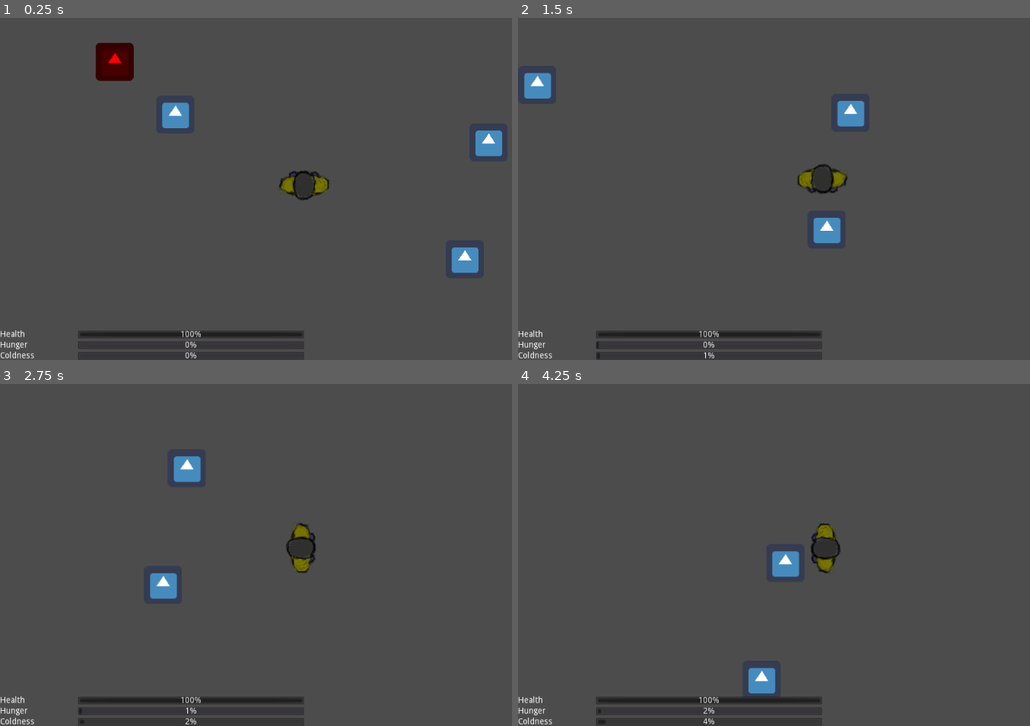
Above: before the commit, frames 1-4 (two rows, left to right).
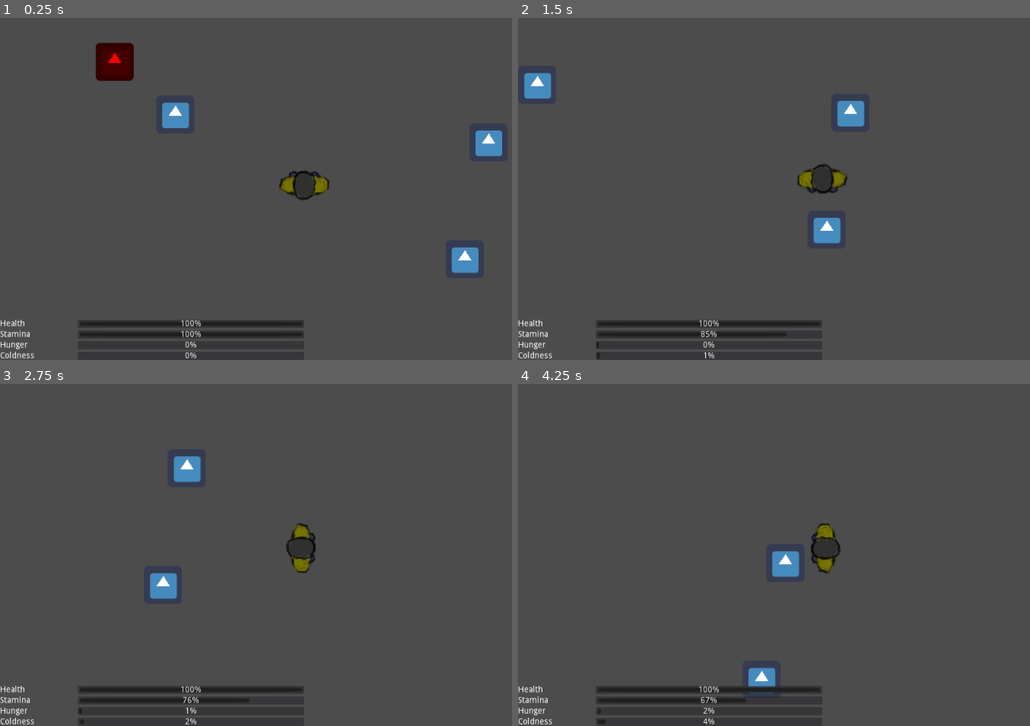
Above: after the commit, the same moments.

Repository: MilanVasko/ludum-dare-50
Game: Godot game, scene res://ingame/ingame.tscn
Two runs of this game, one before a commit and one after it. Both use one fixed random seed, a clock stepped at 60 frames per second and the inputs below. The engine's default icon, where the game draws it, is replaced by a stand-in: a white triangle on a blue panel in a dark square.
Inputs:
- Up to frame 1 (0.25 s): no input
- Up to frame 2 (1.5 s): tap Enter at 0.5 s; hold D (right) 0.53-1.28 s; hold Shift (run) 0.53-1.28 s; hold S (down) from 1.28 s (still down); tap Shift (run) at 1.35 s
- Up to frame 3 (2.75 s): tap Space at 2 s; release S (down) at 2.03 s; hold D (right) from 2.03 s (still down); hold Shift (run) from 2.03 s (still down)
- Up to frame 4 (4.25 s): release D (right) at 2.78 s; release Shift (run) at 2.78 s; hold W (up) 2.78-3.53 s; tap Shift (run) at 2.85 s; hold A (left) from 3.53 s (still down); hold Shift (run) from 3.53 s (still down)

The runs differ from the first frame. In frame 1, 0.9% of the frame differs, in the area x 0-60%, y 88-94%; in frame 2, 1.0%; in frame 3, 1.0%; in frame 4, 1.1%.

Commit message:
Add stamina

Diff:
--- a/ingame_gui/ingame_gui.gd
+++ b/ingame_gui/ingame_gui.gd
@@ -1,6 +1,7 @@
 extends Control
 
 onready var health_bar := $Stats/Health/ProgressBar
+onready var stamina_bar := $Stats/Stamina/ProgressBar
 onready var hunger_bar := $Stats/Hunger/ProgressBar
 onready var coldness_bar := $Stats/Coldness/ProgressBar
 onready var death_screen := $DeathScreen
@@ -10,6 +11,9 @@
 
 func _on_health_changed(new_health: float) -> void:
 	health_bar.value = new_health * health_bar.max_value
+
+func _on_stamina_changed(new_stamina: float) -> void:
+	stamina_bar.value = new_stamina * stamina_bar.max_value
 
 func _on_hunger_changed(new_hunger: float) -> void:
 	hunger_bar.value = new_hunger * hunger_bar.max_value
--- a/ingame_gui/ingame_gui.tscn
+++ b/ingame_gui/ingame_gui.tscn
@@ -2,7 +2,7 @@
 
 [ext_resource path="res://ingame_gui/ingame_gui.gd" type="Script" id=1]
 
-[node name="GUI" type="Control" groups=["coldness_subscriber", "health_subscriber", "hunger_subscriber", "player_death_subscriber"]]
+[node name="GUI" type="Control" groups=["coldness_subscriber", "health_subscriber", "hunger_subscriber", "player_death_subscriber", "stamina_subscriber"]]
 anchor_right = 1.0
 anchor_bottom = 1.0
 script = ExtResource( 1 )
@@ -11,7 +11,7 @@
 anchor_top = 1.0
 anchor_right = 0.5
 anchor_bottom = 1.0
-margin_top = -50.0
+grow_vertical = 0
 
 [node name="Health" type="HBoxContainer" parent="Stats"]
 margin_right = 512.0
@@ -35,10 +35,33 @@
 size_flags_vertical = 3
 size_flags_stretch_ratio = 3.0
 
-[node name="Hunger" type="HBoxContainer" parent="Stats"]
+[node name="Stamina" type="HBoxContainer" parent="Stats"]
 margin_top = 18.0
 margin_right = 512.0
 margin_bottom = 32.0
+size_flags_horizontal = 3
+size_flags_vertical = 3
+
+[node name="Label" type="Label" parent="Stats/Stamina"]
+margin_right = 127.0
+margin_bottom = 14.0
+size_flags_horizontal = 3
+size_flags_vertical = 3
+text = "Stamina"
+valign = 1
+
+[node name="ProgressBar" type="ProgressBar" parent="Stats/Stamina"]
+margin_left = 131.0
+margin_right = 512.0
+margin_bottom = 14.0
+size_flags_horizontal = 3
+size_flags_vertical = 3
+size_flags_stretch_ratio = 3.0
+
+[node name="Hunger" type="HBoxContainer" parent="Stats"]
+margin_top = 36.0
+margin_right = 512.0
+margin_bottom = 50.0
 size_flags_horizontal = 3
 size_flags_vertical = 3
 
@@ -59,9 +82,9 @@
 size_flags_stretch_ratio = 3.0
 
 [node name="Coldness" type="HBoxContainer" parent="Stats"]
-margin_top = 36.0
+margin_top = 54.0
 margin_right = 512.0
-margin_bottom = 50.0
+margin_bottom = 68.0
 size_flags_horizontal = 3
 size_flags_vertical = 3
 
--- a/player/player.gd
+++ b/player/player.gd
@@ -7,16 +7,22 @@
 const HUNGER_FILL_PER_SECOND := 0.005
 const HUNGER_HEALTH_DECAY_PER_SECOND := 0.001
 const FIRE_DECAY_PER_SECOND := 0.2
+const STAMINA_REPLENISH_PER_SECOND := 0.1
+const STAMINA_DECAY_PER_SECOND := 0.2
 
 var dead := false
 var in_fire := false
+var is_running := false
+var stamina_depleted := false
 
 var health := 1.0
+var stamina := 1.0
 var coldness := 0.0
 var hunger := 0.0
 
 func _ready():
 	get_tree().call_group("health_subscriber", "_on_health_changed", health)
+	get_tree().call_group("stamina_subscriber", "_on_stamina_changed", stamina)
 	get_tree().call_group("hunger_subscriber", "_on_hunger_changed", hunger)
 	get_tree().call_group("coldness_subscriber", "_on_coldness_changed", coldness)
 
@@ -24,6 +30,7 @@
 	if dead:
 		return
 	update_health(delta)
+	update_stamina(delta)
 	update_hunger(delta)
 	update_coldness(delta)
 
@@ -46,6 +53,16 @@
 		get_tree().call_group("health_subscriber", "_on_health_changed", health)
 		if health <= 0.0:
 			die()
+
+func update_stamina(delta: float) -> void:
+	if is_running:
+		stamina = max(stamina - STAMINA_DECAY_PER_SECOND * delta, 0.0)
+	else:
+		stamina += STAMINA_REPLENISH_PER_SECOND * delta
+		if stamina >= 1.0:
+			stamina = 1.0
+			stamina_depleted = false
+	get_tree().call_group("stamina_subscriber", "_on_stamina_changed", stamina)
 
 func die():
 	dead = true
@@ -70,7 +87,19 @@
 		Input.get_action_strength("down") - Input.get_action_strength("up")
 	).normalized()
 
-	var speed = RUNNING_SPEED if Input.is_action_pressed("run") else WALKING_SPEED
+	var wants_to_run := Input.is_action_pressed("run")
+	var speed: float
+	if wants_to_run:
+		if !stamina_depleted && stamina > 0.0:
+			speed = RUNNING_SPEED
+			is_running = true
+		else:
+			stamina_depleted = true
+			speed = WALKING_SPEED
+			is_running = false
+	else:
+		speed = WALKING_SPEED
+		is_running = false
 
 	move_and_slide(direction * speed)
 	if direction != Vector2.ZERO:
